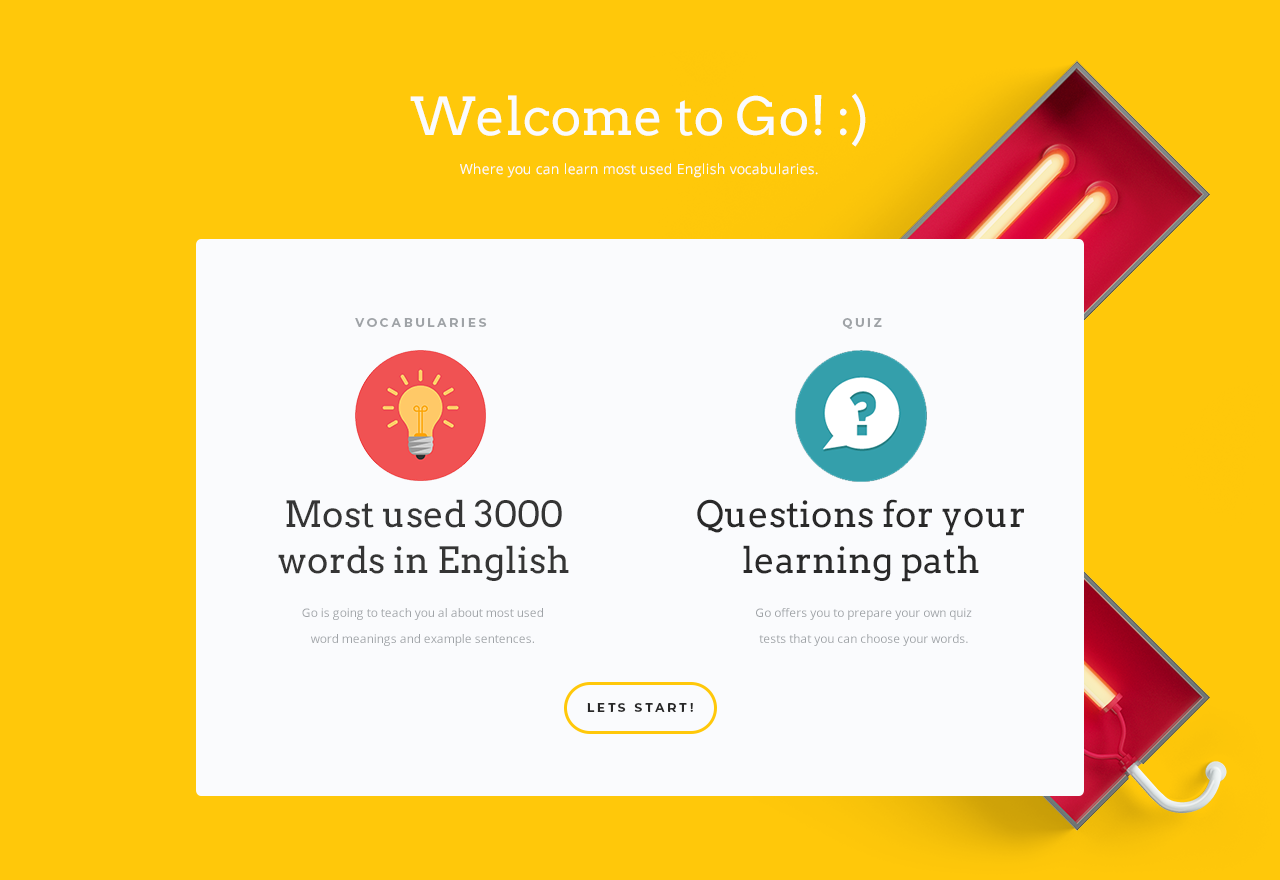
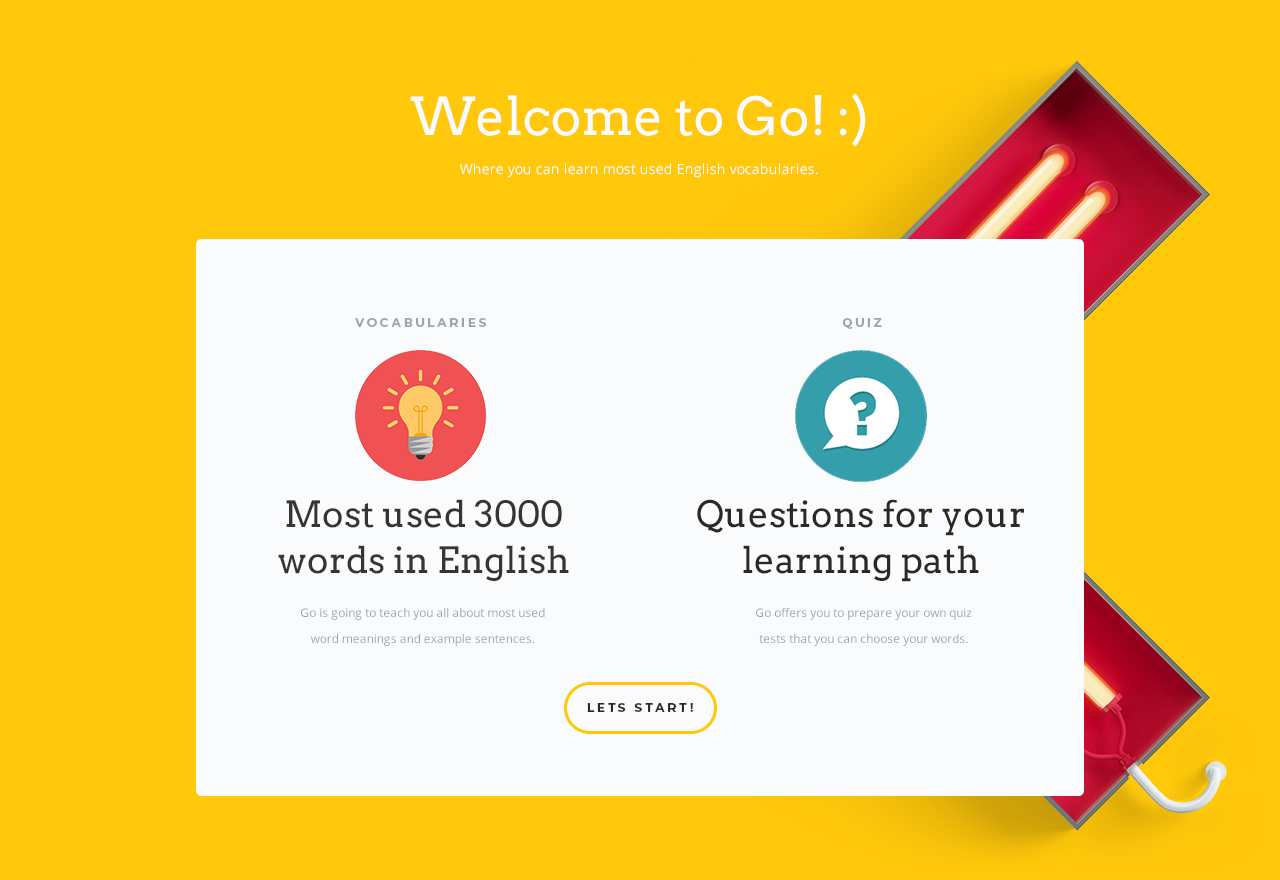
Revision of a layered 1280x880 image; what changed, layer by layer:
renamed "Go is going to teach you al about most used word meanings and e" to "Go is going to teach you all about most used word meanings and", painted on it over [301, 608, 545, 620]
